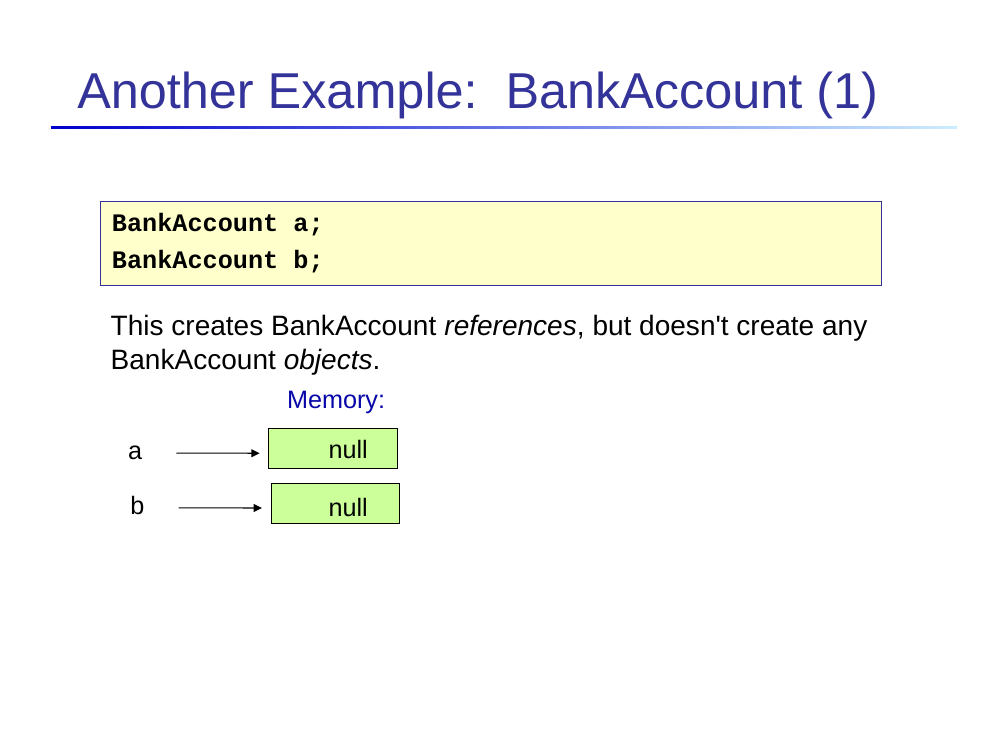
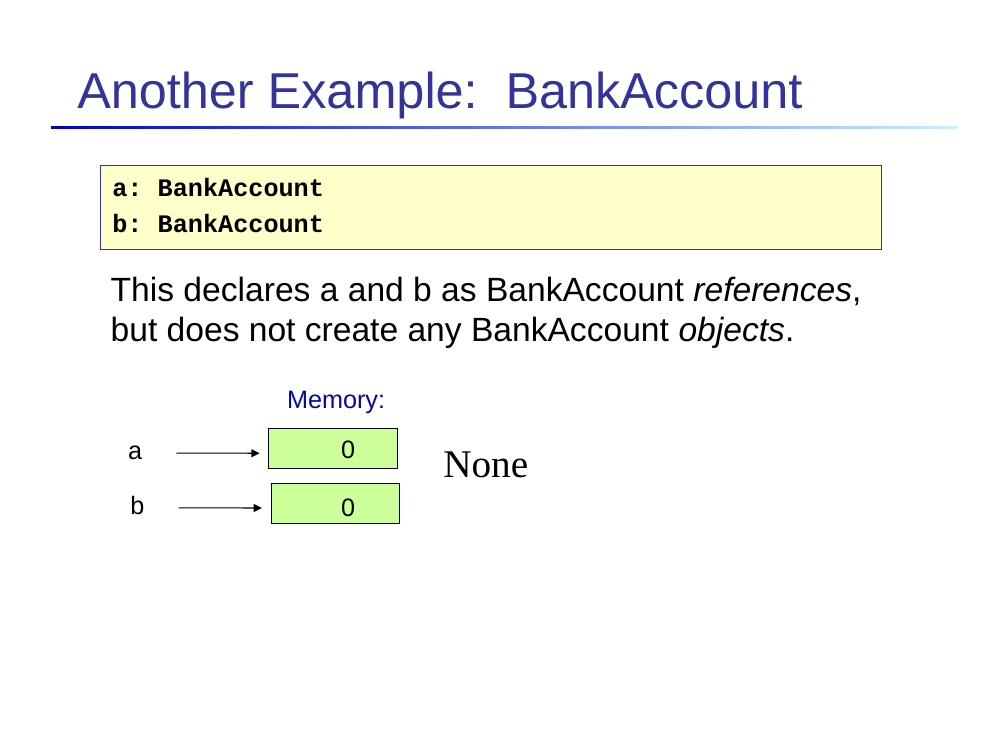
Before and after one commit to cpske/Prog2, a slide deck: slide 12 of oop/Object-References.ppt (slide 10 before the commit). Drawn at 1008x756 pixels with LibreOffice and Linux fonts; fonts in the diff are those of the drawing. Boxes give left, top, right and bottom in pixels: in the first picture for what was removed or moved away, otherwise in the second. Text is boxed around its words. In the diff, an @@ line names an element or a change of style, - is before the commit and + after.

```diff
--- a/oop/Object-References.ppt
+++ b/oop/Object-References.ppt
@@ title at <box>77,71,803,118</box>: text changed @@
-Another Example: BankAccount (1)
+Another Example: BankAccount
@@ rectangle "a: BankAccount": place and size @@
-rectangle "a: BankAccount" at <box>101,202,882,285</box>
+rectangle "a: BankAccount" at <box>101,166,882,250</box>
@@ text in rectangle at <box>112,177,324,233</box>: text changed @@
-BankAccount a;
-BankAccount b;
+a: BankAccount
+b: BankAccount
@@ text at <box>111,276,861,348</box>: text changed; size 20 to 24 pt @@
-This creates BankAccount references, but doesn't create any BankAccount objects.
+This declares a and b as BankAccount references, but does not create any BankAccount objects.
@@ text removed at <box>329,439,368,459</box> @@
-null
@@ text added at <box>341,440,355,459</box>, 18 pt, text #000000 @@
+0
@@ text added at <box>443,451,528,478</box>, 28 pt, text #000000 @@
+None
@@ text removed at <box>329,497,368,517</box> @@
-null
@@ text added at <box>341,498,355,517</box>, 18 pt, text #000000 @@
+0
```
Also in this commit, not shown: 4 other slides changed, 12 slides added, 8 slides removed, 9 other files.
